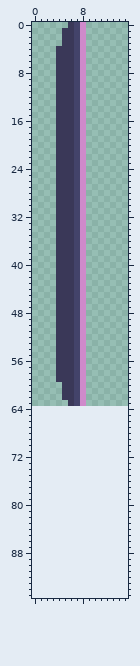
A pixel-art file gets an edit: assets/sprites/portal.ase. Above, as it was before the edit.
16x64 pixels, 1 frame. The old version is drawn lined up with the new one, on the new canvas.
After:
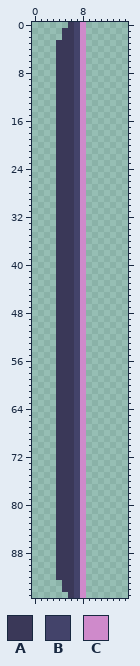
Palette (. is transparent): A #3a3858  B #43436a  C #cf8acb
Commit: increase portal size
The exact change:
canvas 16x64 -> 16x96
y 3: x 4 . -> A
y 60..62: x 4 . -> A
y 63: x 4..5 .. -> AA
y 64..92: x 4..8 ..... -> AAABC
y 93..94: x 5..8 .... -> AABC
y 95: x 6..8 ... -> ABC
